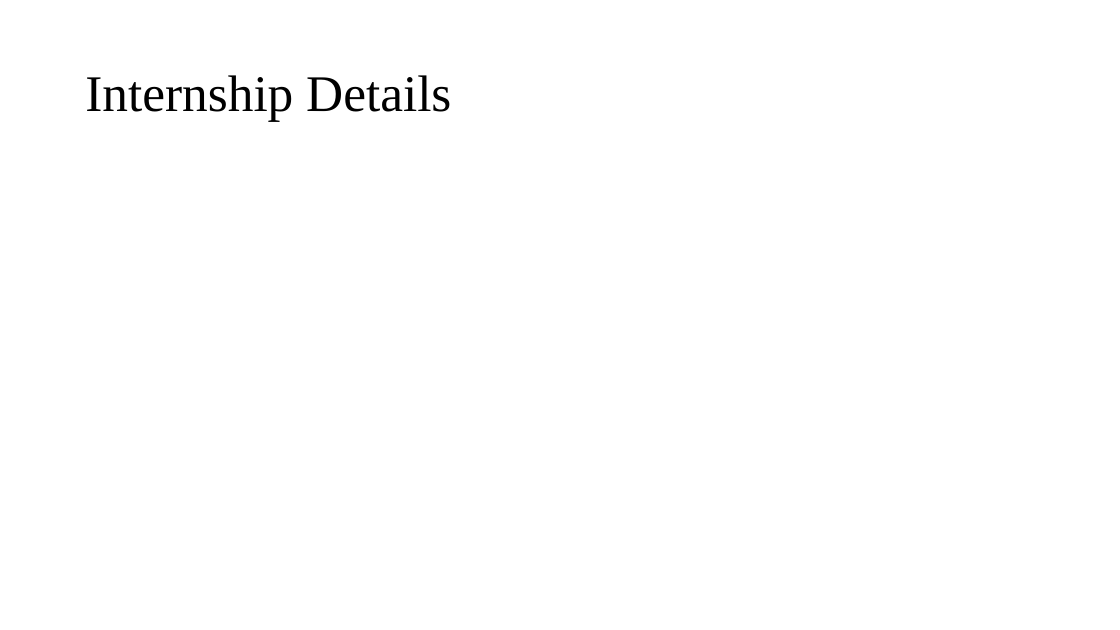
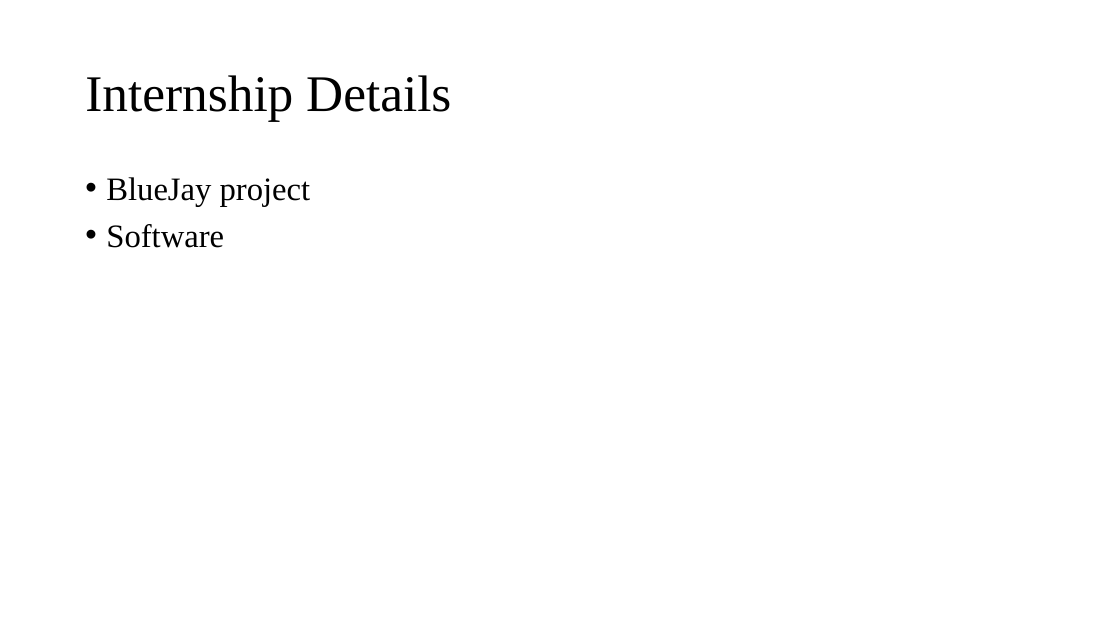
Before and after one commit to rclim-11/agilent, a slide deck: slide 4 of Internship Summary Presentation.pptx. Drawn at 1120x630 pixels with LibreOffice and Linux fonts; fonts in the diff are those of the drawing. Boxes give left, top, right and bottom in pixels: in the first picture for what was removed or moved away, otherwise in the second. Text is boxed around its words. In the diff, an @@ line names an element or a change of style, - is before the commit and + after.

```diff
--- a/Internship Summary Presentation.pptx
+++ b/Internship Summary Presentation.pptx
@@ text added at [106,177,311,248], 28 pt, text #000000 @@
+• BlueJay project
+• Software
```
Also in this commit, not shown: 3 other slides changed.
